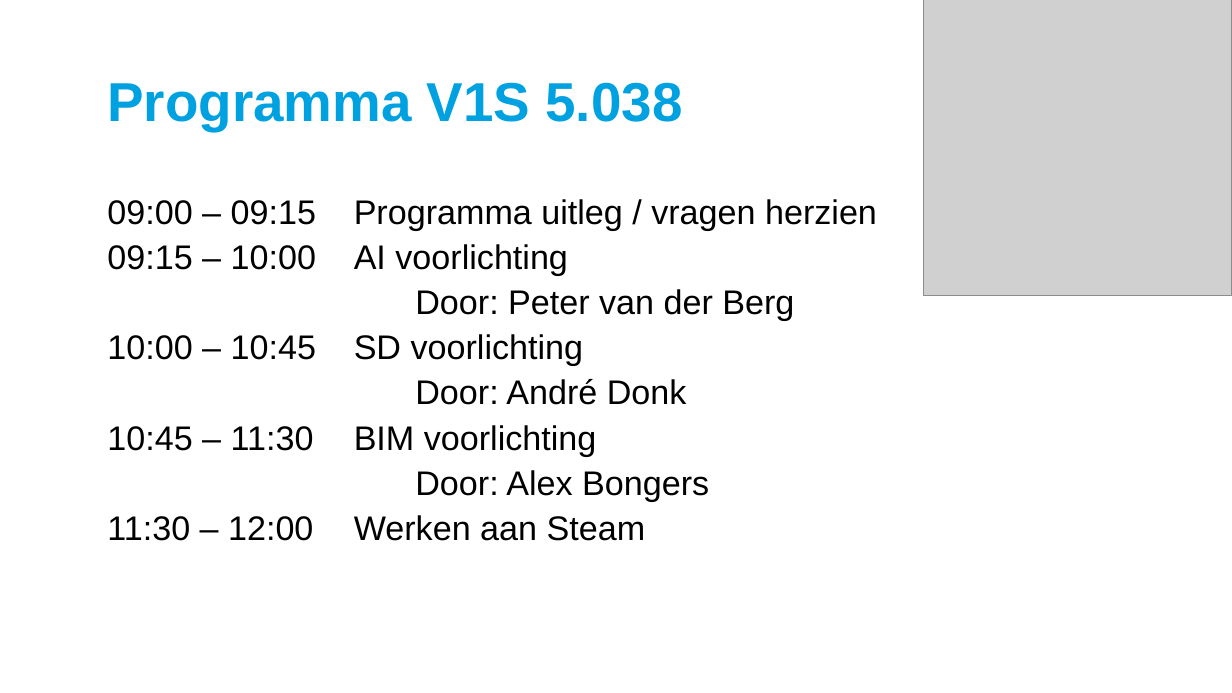
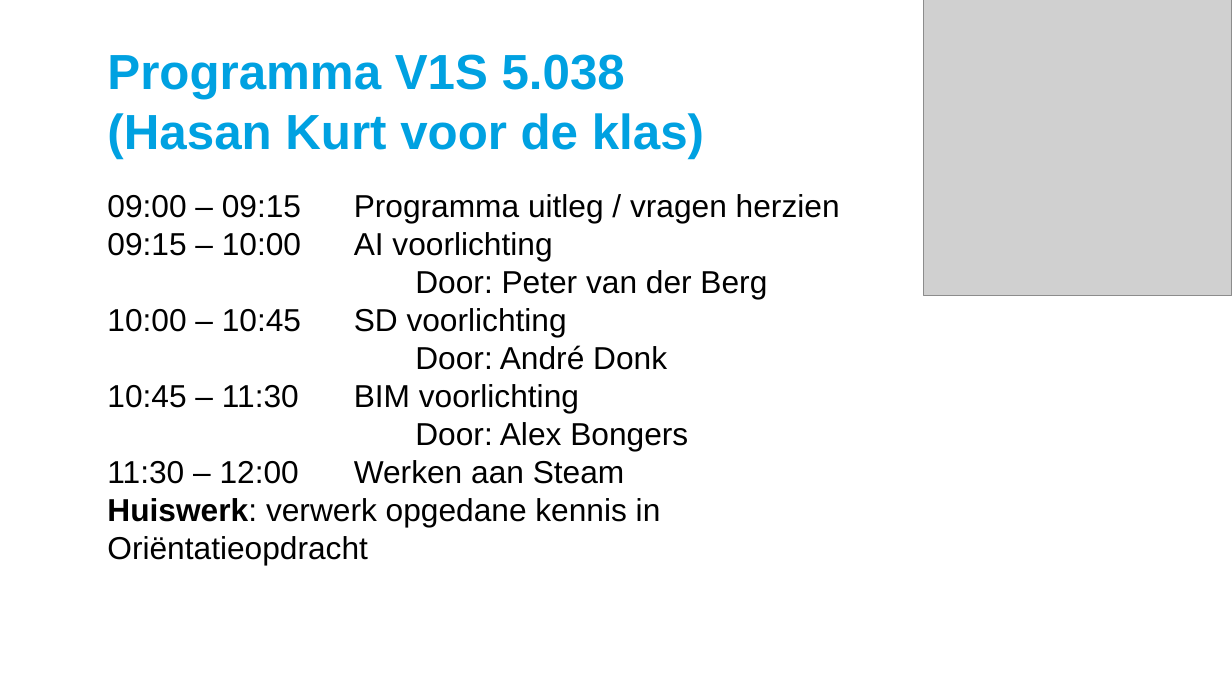
Before and after one commit to HU-PROP-S1/V1SE1_2526_februari-student, a slide deck: slide 3 of Slides/Steam/2026-13-05_ORIENTATIE_PROGRAMMA.pptx (slide 4 before the commit). Drawn at 1232x693 pixels with LibreOffice and Linux fonts; fonts in the diff are those of the drawing; grey boxes stand for pictures; background and template pictures are left out. Boxes give left, top, right and bottom in pixels: in the first picture for what was removed or moved away, otherwise in the second. Text is boxed around its words. In the diff, an @@ line names an element or a change of style, - is before the commit and + after.

```diff
--- a/Slides/Steam/2026-13-05_ORIENTATIE_PROGRAMMA.pptx
+++ b/Slides/Steam/2026-13-05_ORIENTATIE_PROGRAMMA.pptx
@@ title at [107, 54, 704, 159]: text changed; size 42.7 to 38.4 pt @@
-Programma V1S 5.038
+Programma V1S 5.038
+(Hasan Kurt voor de klas)
@@ text at [107, 194, 840, 484]: size 26.7 to 24.7 pt in "09:00 – 09:15 Programma uitleg / vragen ...", "09:15 – 10:00 AI voorlichting", "Door: Peter van der Berg", "10:00 – 10:45 SD voorlichting" and 4 more places; line spacing 1.1 to 1 @@
@@ text at [107, 498, 661, 565]: paragraph added @@
+Huiswerk: verwerk opgedane kennis in Oriëntatieopdracht
```
Also in this commit, not shown: 1 other slide changed, 1 slide removed, 1 other file.
